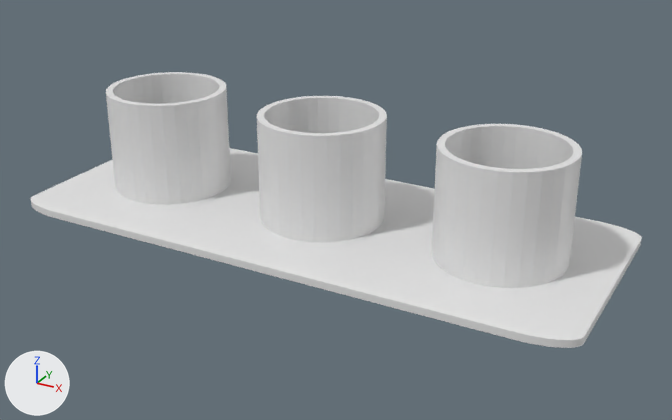
What one commit did to the Blender file sling/heater_plate/heater_baseplate.blend.
Rendered twice from a 50 mm lens placed at (173.0, -303.0, 157.0), pointed at (-6.0, 24.0, -6.0). Every picture has the same lights, and +X, +Y and +Z are marked at lower left.
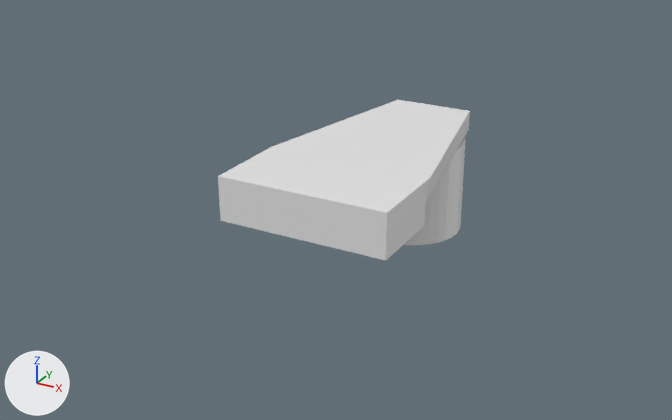
ob_cylinder is not drawn itself; it is used by a modifier of ob_cube.
ob_cylinder_001 is not drawn itself; it is used by a modifier of ob_cube.

Where the change shows, as pixel boxes (x1, y1, x2, y2) in the pictures (672 x 420 px; the box of a moved part takes in the faces that stretch with it):
'Cube', mesh rescaled, modifiers changed (59% narrower, 42% shorter): before (31, 72, 642, 348); after (218, 100, 470, 261)
part 1 of me_cube, moved or reshaped (not visible afterwards): before (31, 148, 642, 348)

The edits, one by one:
me_cube has 8 vertices, 6 faces and spans x -1.0..1.0, y -1.0..1.0, z -1.0..1.0.
me_cube is used by ob_cube; location (0.0, 0.0, 0.0); scale (120.0, 49.5, 1.75).
me_cube part 1: the whole mesh is scaled about its middle by (0.496, 1, 1), then moved by (-0.5, 0.0, 0.0).
Mesh me_cube_002 is new.
It has 16 vertices, 14 faces and spans x -2.0..0.0, y -1.0..5.75, z 0.0..2.0.
Mesh me_cube_003 is new.
It has 16 vertices, 14 faces and spans x -2.0..0.0, y -1.0..5.55, z -0.5..2.0.
Object 'Cube' (ob_cube) has a BEVEL modifier named 'Bevel'.
On modifier 'Bevel' of object 'Cube' (ob_cube), width goes from 0.17 to 0.05.
On modifier 'Bevel' of object 'Cube' (ob_cube), width_pct goes from 0.17 to 0.05.
Object 'Cube' (ob_cube) has a BEVEL modifier named 'Bevel'.
Modifier setting: limit_method = 'VGROUP'.
Modifier setting: vertex_group = 'bevel'.
Object 'Cube' (ob_cube) gains a BOOLEAN modifier named 'Boolean.002'.
Modifier setting: object = ob_cube_001.
Modifier setting: operation = 'UNION'.
Object 'Cube' (ob_cube) gains a BOOLEAN modifier named 'Boolean.003'.
Modifier setting: object = ob_cube_002.
Object 'Cube' (ob_cube) gains a MIRROR modifier named 'Mirror'.
Object 'Cube' (ob_cube) gains a BOOLEAN modifier named 'Boolean.004'.
Modifier setting: object = ob_cylinder_002.
Modifier setting: operation = 'UNION'.
Object 'Cube' (ob_cube) gains a BOOLEAN modifier named 'Boolean.005'.
Modifier setting: object = ob_cylinder_003.
Object 'Cylinder' (ob_cylinder) loses its ARRAY modifier named 'Array'.
Modifier setting removed (it was count = 3).
Modifier setting removed (it was constant_offset_displace = (5.22, 0.0, 0.0)).
Modifier setting removed (it was relative_offset_displace = (1.5, 0.0, 0.0)).
Object 'Cylinder.001' (ob_cylinder_001) loses its ARRAY modifier named 'Array'.
Modifier setting removed (it was count = 3).
Modifier setting removed (it was constant_offset_displace = (5.22, 0.0, 0.0)).
Modifier setting removed (it was relative_offset_displace = (1.693, 0.0, 0.0)).
Object 'Cylinder.002' (ob_cylinder_002) is new; it shows a copy of the mesh of ob_cylinder_001.
Its location is (0.0, 88.93, -37.32).
Its scale is (25.4, 25.4, 22.5).
It is now shown.
Object 'Cube.001' (ob_cube_001) is new; it shows me_cube_002.
Its location is (0.0, 0.0, 0.0).
Its scale is (20.0, 20.0, 10.0).
It is now shown.
Object 'Cylinder.003' (ob_cylinder_003) is new; it shows a copy of the mesh of ob_cylinder_001.
Its location is (0.0, 88.93, -78.66).
Its scale is (22.5, 22.5, 45.0).
It is now shown.
Object 'Cube.002' (ob_cube_002) is new; it shows me_cube_003.
Its location is (0.0, 2.0, 2.0).
Its scale is (19.0, 20.0, 8.0).
It gains a MIRROR modifier named 'Mirror'.
It is now shown.
